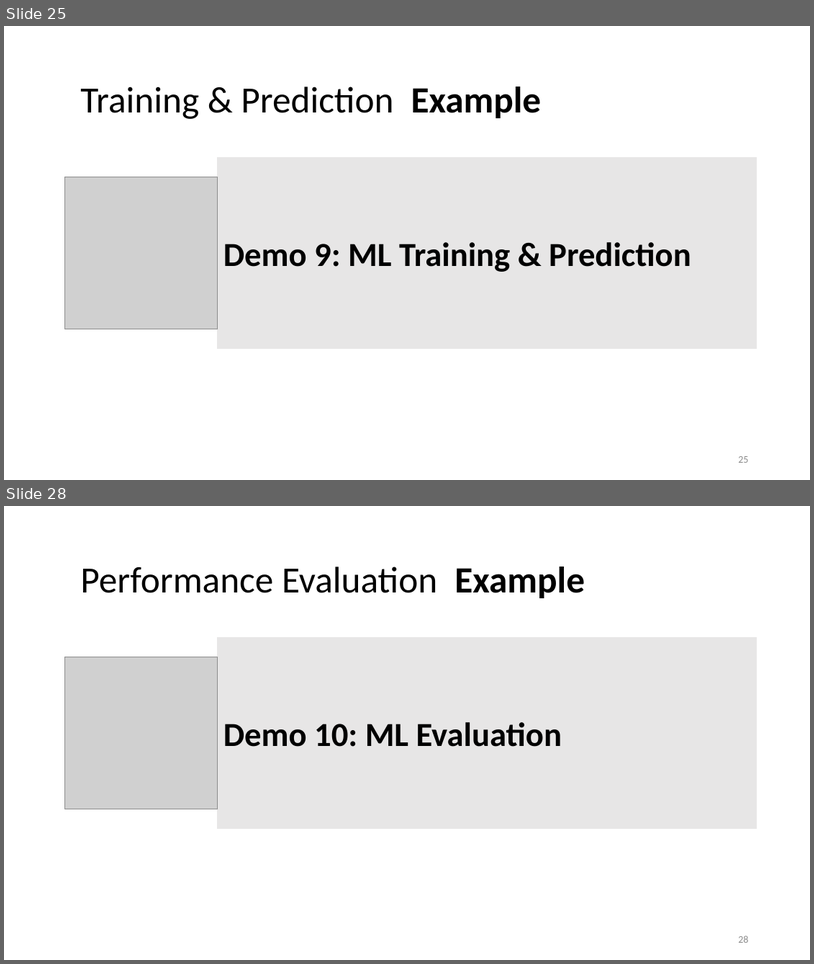
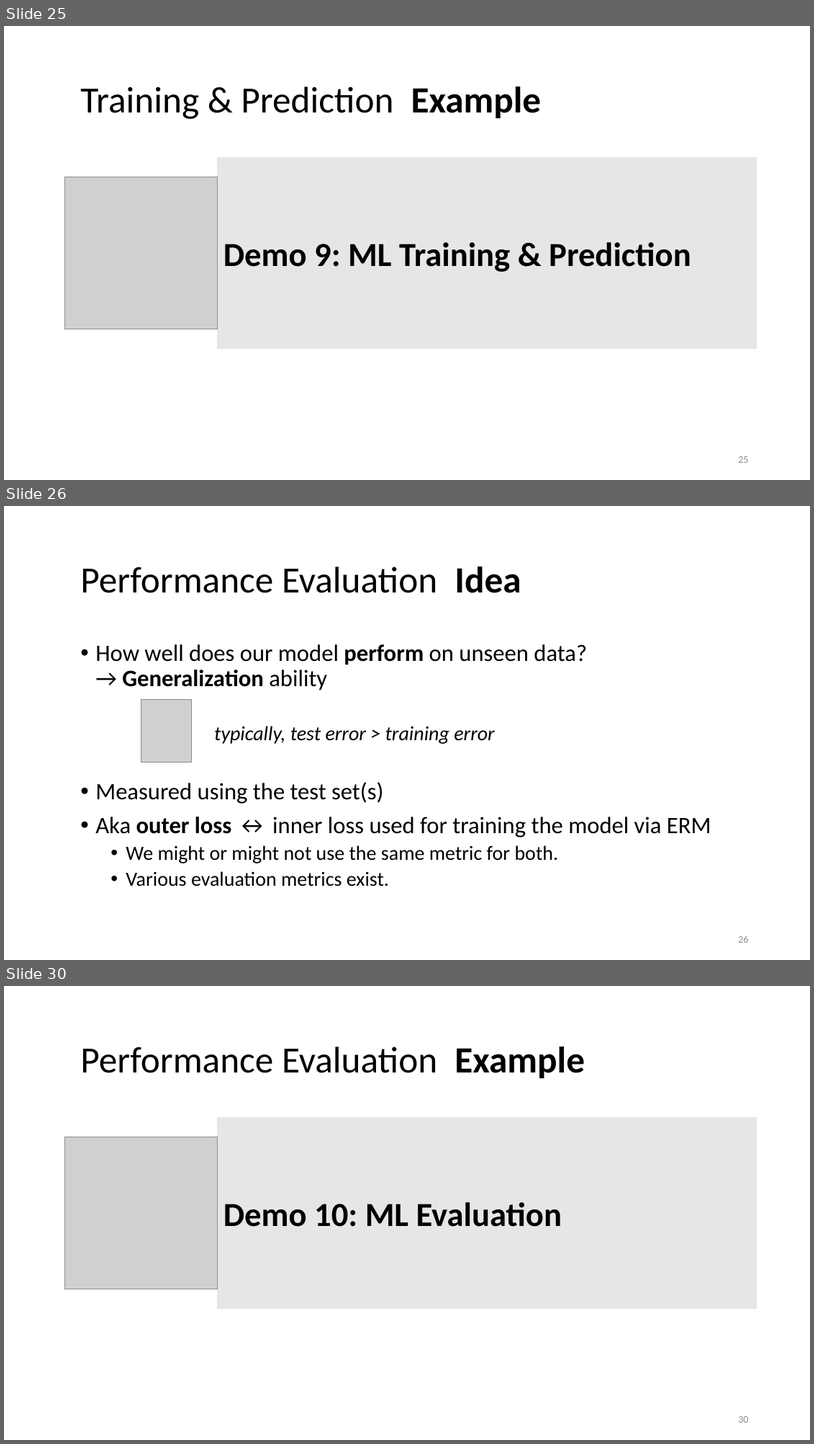
Before and after one commit to lisa-wm/consulting, a slide deck: 5_seminar/Contents_Part_02/slides/slides_II_3.pptx. Shown one above the other, each under a label of ours: slides 25 and 28 before the commit, slides 25, 26 and 30 after it; the slides between them are not shown. The pictures are 814x964 and 814x1444 pixels, drawn with LibreOffice and Linux fonts; fonts in the diff are those of the drawing; grey boxes stand for pictures. Boxes give left, top, right and bottom in pixels: in the first picture for what was removed or moved away, otherwise in the second. Text is boxed around its words. In the diff, an @@ line names an element or a change of style, - is before the commit and + after.

```diff
--- a/5_seminar/Contents_Part_02/slides/slides_II_3.pptx
+++ b/5_seminar/Contents_Part_02/slides/slides_II_3.pptx
@@ slide 26 added at [4, 506, 810, 960], background #FFFFFF @@
@@ title added at [80, 566, 521, 593], 44 pt, text #000000 @@
+Performance Evaluation Idea
@@ text added at [95, 644, 712, 886], 28 pt, text #000000 @@
+• How well does our model perform on unseen data?
+  → Generalization ability
+• Measured using the test set(s)
+• Aka outer loss ↔ inner loss used for training the model via ERM
+  • We might or might not use the same metric for both.
+  • Various evaluation metrics exist.
@@ picture added at [142, 699, 191, 762] @@
@@ text added at [214, 726, 494, 744], 24 pt, text #000000, italic @@
+typically, test error > training error
@@ page number added at [738, 936, 748, 942], 12 pt, text #8C8C8C @@
+26
@@ what was slide 28 is now slide 30 @@
@@ page number at [738, 1416, 748, 1422]: text changed @@
-28
+30
```
Also in this commit, not shown: 7 slides changed, 6 other slides added, 2 slides removed, 4 other files.
